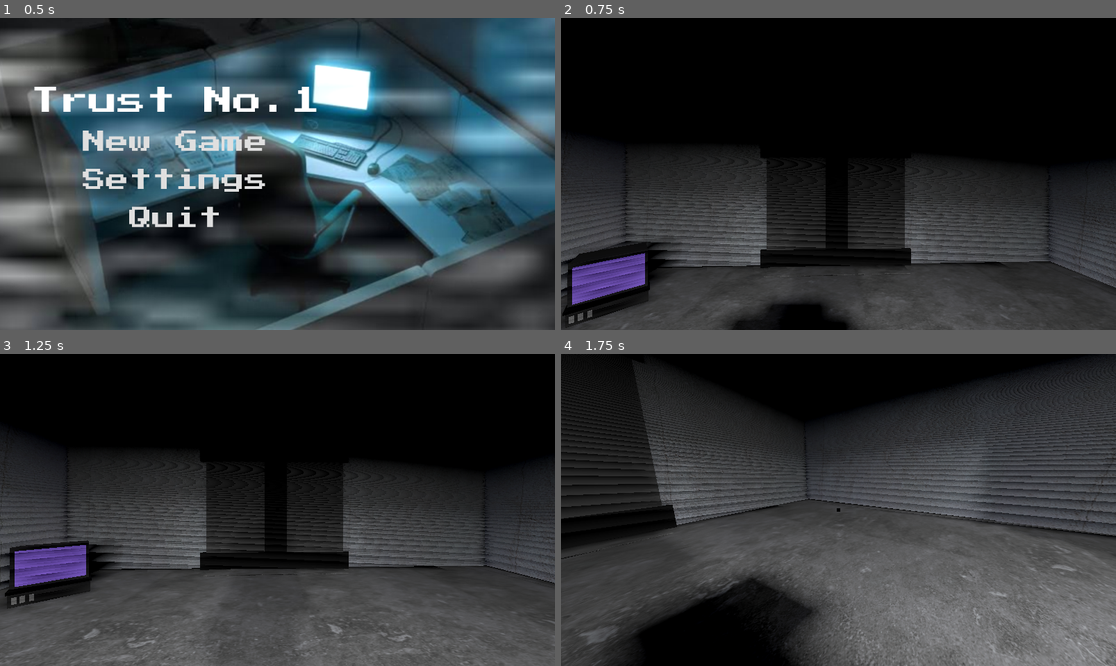
Above: before the commit, frames 1-4 (two rows, left to right).
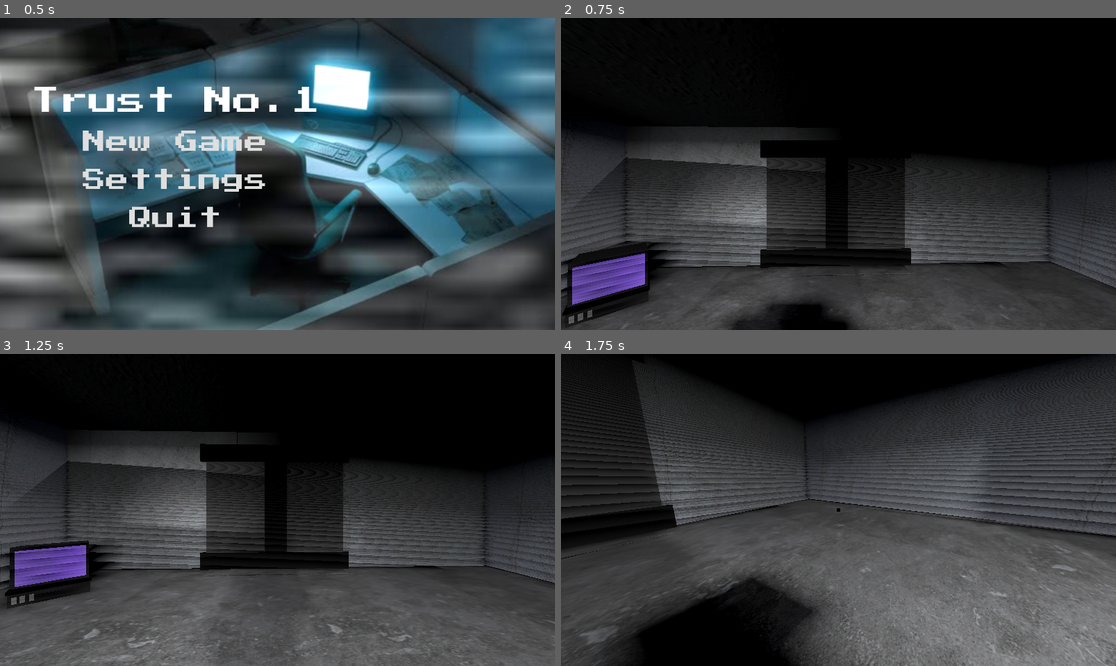
Above: after the commit, the same moments.

Repository: mitchglitchisdabestg/trust-no.-1game-jam
Game: Godot game, scene res://Scenes/main_menu/main_menu.tscn
Same seed, same stepped clock (60 frames per second), same inputs: the game is played once before the commit and once after it.
Inputs (mouse positions are in pixels of both pictures, inside the frame that each line leads up to):
- Up to frame 1 (0.5 s): no input
- Up to frame 2 (0.75 s): click "New Game" at 0.5 s
- Up to frame 3 (1.25 s): no input
- Up to frame 4 (1.75 s): move the mouse to (866, 510) at 1.27 s; hold W (Up) from 1.28 s (still down); hold C (Crouch) from 1.28 s (still down); tap Space (Jump) at 1.52 s

Frame 1 is identical in both runs. In frame 2, 4.6% of the frame differs, in the area x 2-45%, y 34-84%; in frame 3, 4.4%; in frame 4, less than 0.1%.

Commit message:
Added the filing cabient to the scene and added collision

Diff:
--- a/Scenes/Assets/filing cabnet.tscn
+++ b/Scenes/Assets/filing cabnet.tscn
@@ -2,4 +2,13 @@
 
 [ext_resource type="PackedScene" uid="uid://dvirl5g78q65u" path="res://Brackeys Gam Jam!/File cabnet.glb" id="1_wspw3"]
 
+[sub_resource type="BoxShape3D" id="BoxShape3D_wspw3"]
+size = Vector3(4.0631714, 8.757446, 4.0589905)
+
 [node name="cabnet" unique_id=838815503 instance=ExtResource("1_wspw3")]
+
+[node name="StaticBody3D" type="StaticBody3D" parent="." index="14" unique_id=1052995922]
+
+[node name="CollisionShape3D" type="CollisionShape3D" parent="StaticBody3D" index="0" unique_id=1171819854]
+transform = Transform3D(1, 0, 0, 0, 1, 0, 0, 0, 1, 0.03665161, 3.8787231, 0.01133728)
+shape = SubResource("BoxShape3D_wspw3")
--- a/Scenes/world/world.tscn
+++ b/Scenes/world/world.tscn
@@ -7,13 +7,14 @@
 [ext_resource type="Script" uid="uid://dcj47mwsibkwy" path="res://Scripts/basic_interact_script.gd" id="3_qgrml"]
 [ext_resource type="PackedScene" uid="uid://5tsawn866bsp" path="res://Scenes/pause_menu/pause_menu.tscn" id="4_fbtbp"]
 [ext_resource type="PackedScene" uid="uid://lyebknc4s66c" path="res://Scenes/Puzzles/puzzle_terminal_1.tscn" id="5_12diy"]
-[ext_resource type="PackedScene" uid="uid://c77m8s1n603w7" path="res://Scenes/Puzzles/Wiring_puzzle.tscn" id="7_pbr1s"]
+[ext_resource type="PackedScene" uid="uid://c77m8s1n603w7" path="res://Scenes/Puzzles/wiring_puzzle/wiring_puzzle.tscn" id="7_pbr1s"]
 [ext_resource type="Material" uid="uid://doxclr7t2sbfm" path="res://Assets/Textures/Officecarpetfloor.tres" id="9_5jrsn"]
 [ext_resource type="PackedScene" uid="uid://dlnmpj1xqimgv" path="res://Scenes/base_door/base_door.tscn" id="9_12diy"]
 [ext_resource type="Material" uid="uid://cp5b1xmm0j7sn" path="res://Assets/Textures/Basement floor.tres" id="10_pbr1s"]
 [ext_resource type="Material" uid="uid://dhs38u3a3mduo" path="res://Assets/Textures/basementroff.tres" id="12_77064"]
 [ext_resource type="Material" uid="uid://bij4urn1fraol" path="res://Assets/Textures/Basementwall.tres" id="12_tspqu"]
 [ext_resource type="Material" uid="uid://bdmj7wqg68og2" path="res://Assets/Textures/Receptionfloor.tres" id="14_8nkgs"]
+[ext_resource type="PackedScene" uid="uid://bd5cckv58v5h5" path="res://Scenes/Assets/filing cabnet.tscn" id="15_futi2"]
 
 [sub_resource type="StandardMaterial3D" id="StandardMaterial3D_qgrml"]
 albedo_color = Color(1, 1, 0.2, 1)
@@ -860,4 +861,51 @@
 size = Vector3(3.8401723, 27.117468, 0.27563477)
 material = SubResource("StandardMaterial3D_futi2")
 
+[node name="cabnet" parent="Map" unique_id=838815503 instance=ExtResource("15_futi2")]
+transform = Transform3D(-0.19208112, 0, -1.9476476e-08, 0, 0.21062794, 0, 1.6792265e-08, 0, -0.2227849, 2.3143387, 0.06320751, 30.431664)
+
+[node name="cabnet2" parent="Map" unique_id=148737403 instance=ExtResource("15_futi2")]
+transform = Transform3D(-0.19208112, 0, -1.9476476e-08, 0, 0.21062794, 0, 1.6792265e-08, 0, -0.2227849, 2.3143387, 0.06320751, 29.57603)
+
+[node name="cabnet3" parent="Map" unique_id=2056190793 instance=ExtResource("15_futi2")]
+transform = Transform3D(-0.19208112, 0, -1.9476476e-08, 0, 0.21062794, 0, 1.6792265e-08, 0, -0.2227849, 2.3143387, 0.06320751, 28.731426)
+
+[node name="cabnet4" parent="Map" unique_id=494808158 instance=ExtResource("15_futi2")]
+transform = Transform3D(-0.19208112, 0, -1.9476476e-08, 0, 0.21062794, 0, 1.6792265e-08, 0, -0.2227849, 2.3143387, 0.06320751, 27.822872)
+
+[node name="cabnet5" parent="Map" unique_id=1103550400 instance=ExtResource("15_futi2")]
+transform = Transform3D(-0.19208112, 0, -1.9476476e-08, 0, 0.21062794, 0, 1.6792265e-08, 0, -0.2227849, 2.3143387, 0.06320751, 26.96724)
+
+[node name="cabnet6" parent="Map" unique_id=1982493601 instance=ExtResource("15_futi2")]
+transform = Transform3D(-0.19208112, 0, -1.9476476e-08, 0, 0.21062794, 0, 1.6792265e-08, 0, -0.2227849, 2.3143387, 0.06320751, 26.122635)
+
+[node name="SpotLight3D14" type="SpotLight3D" parent="Map" unique_id=2003456361]
+transform = Transform3D(0.6835541, -0.035044704, 0.7290581, -0.7298999, -0.032819502, 0.6827658, 0, -0.9988467, -0.04801303, 5.411743, 2.8308127, 28.231068)
+light_energy = 3.973
+light_size = 0.045
+shadow_enabled = true
+spot_range = 39.271
+spot_angle = 86.41
+
+[node name="cabnet7" parent="Map" unique_id=1277068944 instance=ExtResource("15_futi2")]
+transform = Transform3D(0.19208112, 0, 0, 0, 0.21062793, 0, 0, 0, 0.22278488, 1.7640228, 0.06320751, 26.120548)
+
+[node name="cabnet8" parent="Map" unique_id=1420593782 instance=ExtResource("15_futi2")]
+transform = Transform3D(0.19208112, 0, 0, 0, 0.21062793, 0, 0, 0, 0.22278488, 1.7311707, 0.06320751, 26.975548)
+
+[node name="cabnet9" parent="Map" unique_id=231485838 instance=ExtResource("15_futi2")]
+transform = Transform3D(0.19208112, 0, 0, 0, 0.21062793, 0, 0, 0, 0.22278488, 1.6987534, 0.06320751, 27.81953)
+
+[node name="cabnet10" parent="Map" unique_id=1738676051 instance=ExtResource("15_futi2")]
+transform = Transform3D(0.19208112, 0, 0, 0, 0.21062793, 0, 0, 0, 0.22278488, 1.6638718, 0.06320751, 28.727413)
+
+[node name="cabnet11" parent="Map" unique_id=90486669 instance=ExtResource("15_futi2")]
+transform = Transform3D(0.19208112, 0, 0, 0, 0.21062793, 0, 0, 0, 0.22278488, 1.6310349, 0.06320751, 29.582417)
+
+[node name="cabnet12" parent="Map" unique_id=400334530 instance=ExtResource("15_futi2")]
+transform = Transform3D(0.19208112, 0, 0, 0, 0.21062793, 0, 0, 0, 0.22278488, 1.5986099, 0.06320751, 30.4264)
+
 [node name="PuzzleUI" type="CanvasLayer" parent="." unique_id=848183622]
+
+[node name="cabnet" parent="." unique_id=1665941040 instance=ExtResource("15_futi2")]
+transform = Transform3D(0.19208115, 0, 0, 0, 0.21062797, 0, 0, 0, 0.22278494, -67.58114, 0.18195927, 51.819695)
Not shown, added: Brackeys Gam Jam!/1 ball.blend.import
Not shown, added: Brackeys Gam Jam!/Couch.blend.import
Not shown, added: Brackeys Gam Jam!/File cabnet.blend.import
